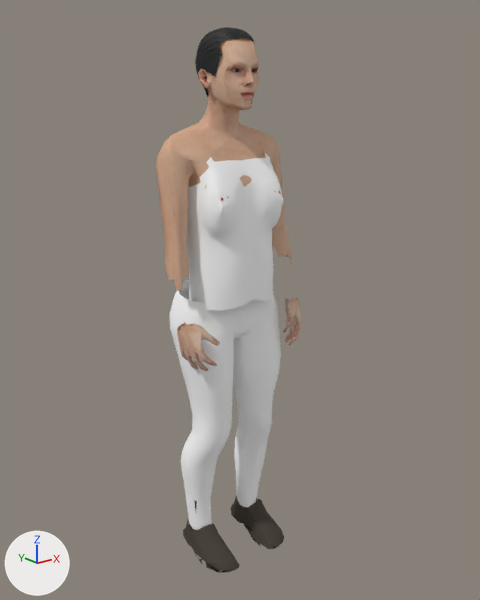
An edit to the glTF model packages/client/public/assets/characters/zion-crowd-female.glb, drawn before and after from the same camera.
One viewpoint serves both versions: a 50 mm lens placed at (-3.05, -4.08, 3.76), pointed at (-0.03, -0.31, 2.25). The lights are fixed; the arrows at lower left show +X, +Y and +Z. The picture after the commit comes second. Vertices at exactly the same position are counted once.

The first picture shows 'Zion hair', 'Zion shirt', 'Zion skin', 'Zion soles', 'Zion trousers'.
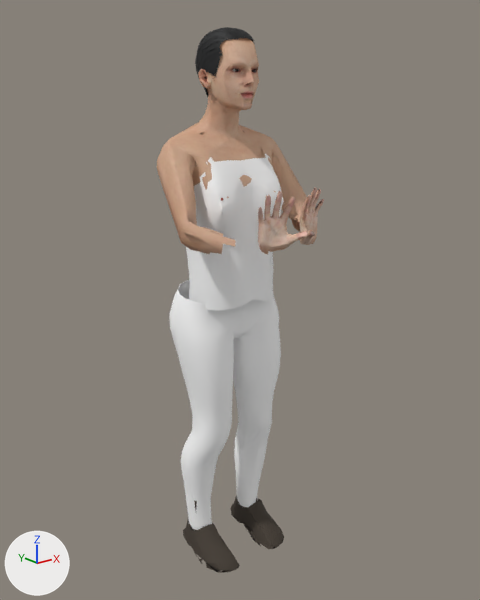
The newer file adds a shape key; the second version is drawn at full value of the shape key 'clap_closed' of 'Zion skin', and the change is written as the vertex moves it makes.

Location of each change, [x1, y1, x2, y2] in pixels of the pictures (480 x 600 px; the box of a moved part takes in the faces that stretch with it):
'Zion skin', reshaped (15% wider, 35% shorter): before [156, 38, 301, 371]; after [157, 38, 324, 254]
part 1 of me_zion_skin, moved or reshaped: before [156, 124, 301, 371]; after [157, 124, 324, 254]

The edits, one by one:
me_zion_skin is used by ob_zion_skin; location (0.0, 0.0, 0.0).
me_zion_skin had 1698 vertices, 2949 faces and spanned x -0.58..0.58, y -0.48..0.17, z 1.79..4.18.
me_zion_skin now has 1698 vertices, 2949 faces and spans x -0.61..0.61, y -1.01..0.16, z 2.71..4.18.
me_zion_skin part 1: 908 of 1698 vertices moved; they spanned x -0.58..0.58, y -0.48..0.16, z 1.79..3.54 and now span x -0.61..0.61, y -1.01..0.15, z 2.71..3.53; mean shift (0.0, -0.39, 0.72); largest move (-0.41, -0.39, 1.8) -> (-0.16, -0.88, 3.15).
